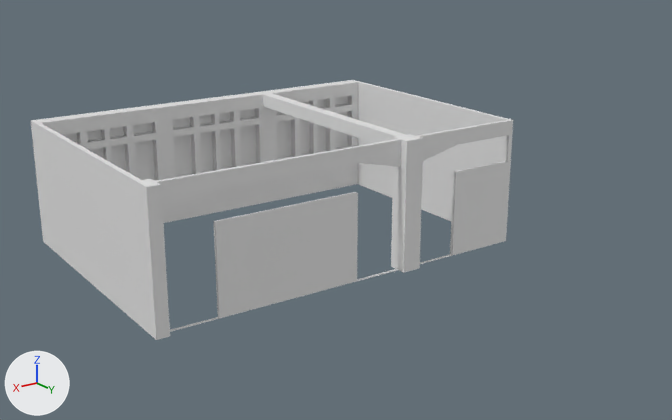
The Blender file Room-Box/Assets/Models/107.blend: old version first, new version second.
Before and after are seen from a 50 mm camera at (16.94, 16.53, 8.48) aimed at (4.71, -1.12, 1.44). The axes (+X, +Y, +Z) are drawn at lower left. The lights are the same throughout.

Objects in the first picture: 'Room', 'WindowsOutside'.
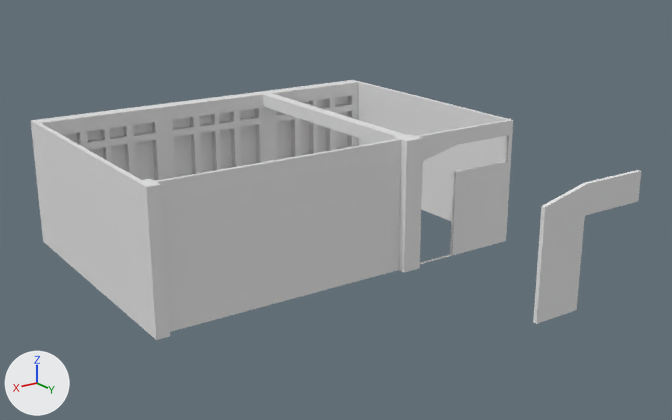
Commit message: Move windows into correct positions

Where the newer file only moved an object's origin or applied its transform, the numbers keep the older frame.

Where the change shows, as pixel boxes (x1, y1, x2, y2) in the pictures (672 x 420 px):
'WindowWall_big', shown: after (163, 163, 401, 332)
'WindowWall_small', shown: after (533, 170, 641, 324)

The change, as a list of edits to the scene's bpy script:
```text
Change me_plane_001:
    used by ob_windowwall_big; location = (0.0, 0.0, 0.0)
    remove me_plane_001.from_pydata(...)  # 20 vertices, 16 faces; spans x 3.62..9.78, y 3.74..3.84, z 0.0..2.9
    add me_plane_001.from_pydata(...)  # 20 vertices, 16 faces; spans x -6.16..0.0, y -0.1..0.0, z 0.0..2.9
    me_plane_001 part 1: the whole mesh is rebuilt
Change ob_windowwall_small:
    remove ob_windowwall_small.hide_viewport = True
Change ob_windowwall_big:
    remove ob_windowwall_big.hide_viewport = True
    ob_windowwall_big.location: (0.0, 0.0, 0.0) -> (9.78, 0.0, 0.0)
```
